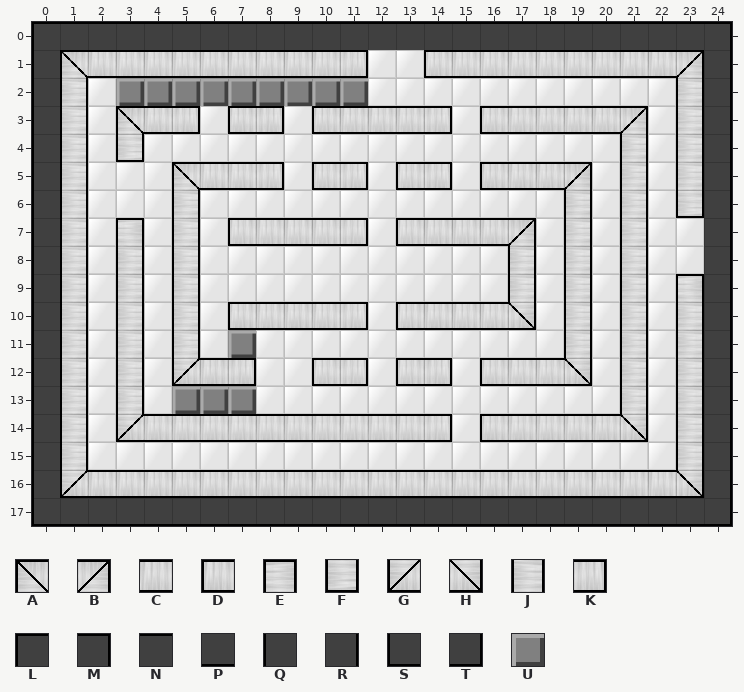
A Tiled map gets an edit: src/level/tom_room_5.tmx. This is how it looked before the edit.
Cells are 32x32 px. Shown: x 0..24, y 0..17.
Key: from "GGJ2012": A 0, B 1, C 2, D 3, E 4, F 5, G 6, H 7, J 8, K 9, L 10, M 11, N 12, P 13, Q 14, R 15, S 16, T 17, U 18.
_ is an empty cell.
Layers that did not change in this view are not listed.
Layer "Tile Layer 2" before, first column x 0:
 0 LNNNNNNNNNNNNNNNNNNNNNNNM
 1 QACCCCCCCCCK__DCCCCCCCCBR
 2 QJ_UUUUUUUUU___________JR
 3 QJ_ACK_DK_DCCCK_DCCCCB_JR
 4 QJ_F_________________J_JR
 5 QJ___ACCK_DK_DK_DCCB_J_JR
 6 QJ___J_____________J_J_FR
 7 QJ_E_J_DCCCK_DCCCB_J_J__R
 8 QJ_J_J___________J_J_J__R
 9 QJ_J_J___________J_J_J_ER
10 QJ_J_J_DCCCK_DCCCH_J_J_JR
11 QJ_J_J_U___________J_J_JR
12 QJ_J_GCK__DK_DK_DCCH_J_JR
13 QJ_J_UUU_____________J_JR
14 QJ_GCCCCCCCCCCK_DCCCCH_JR
15 QJ_____________________JR
16 QGCCCCCCCCCCCCCCCCCCCCCHR
17 SPPPPPPPPPPPPPPPPPPPPPPPT
And afterwards:
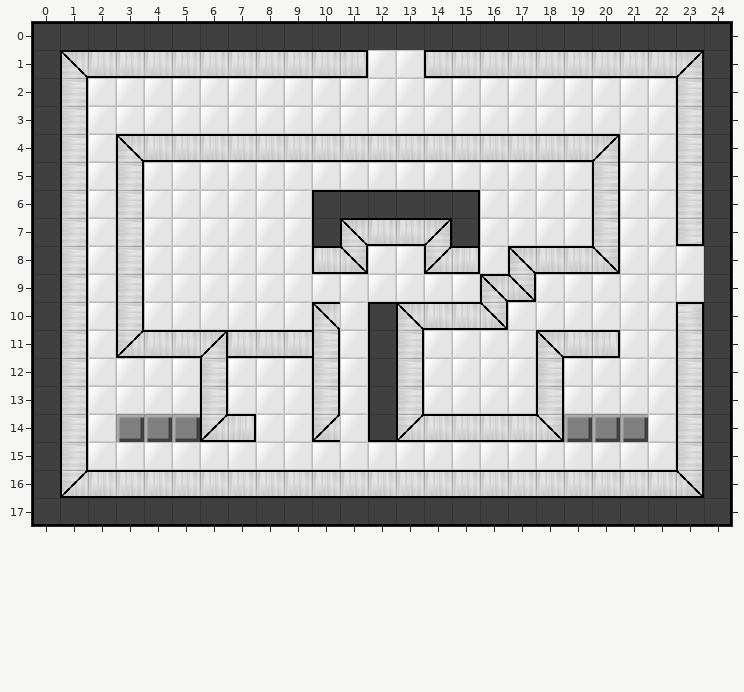
The edit:
Changed rows in their new state; . is an unchanged cell.
Layer "Tile Layer 2":
first column x 3:
 2 _________............
 3 ___.__._____.______..
 4 ACCCCCCCCCCCCCCCCB_..
 5 J.____.__.__.____J_..
 6 J._....LNNNNM..._J_.J
 7 J._.___QACCBR__._J_.F
 8 .._....DH..GK.ACCH_..
 9 .._..........AH._._._
10 .._.___A_LA..H_._._.E
11 GCCBCCCJ.QJ....ACK_..
12 _._J_..J_QJ_.__J_._..
13 _._J_..J.QJ....J.._..
14 UUUGK__G_SGCCC.HUUU..
Where, in picture pixels (left, top, right, bottom), the same in both pictures:
changed: (116, 78, 648, 442)
changed: (676, 190, 704, 246)
changed: (676, 274, 704, 325)
